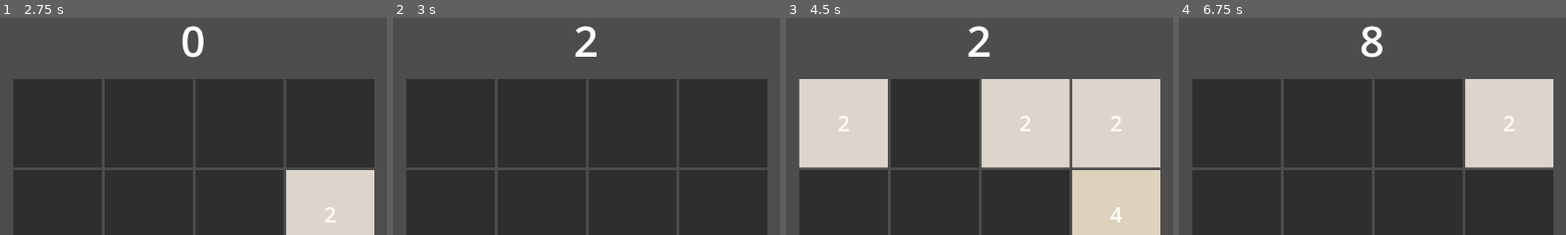
Above: before the commit, frames 1-4 (left to right).
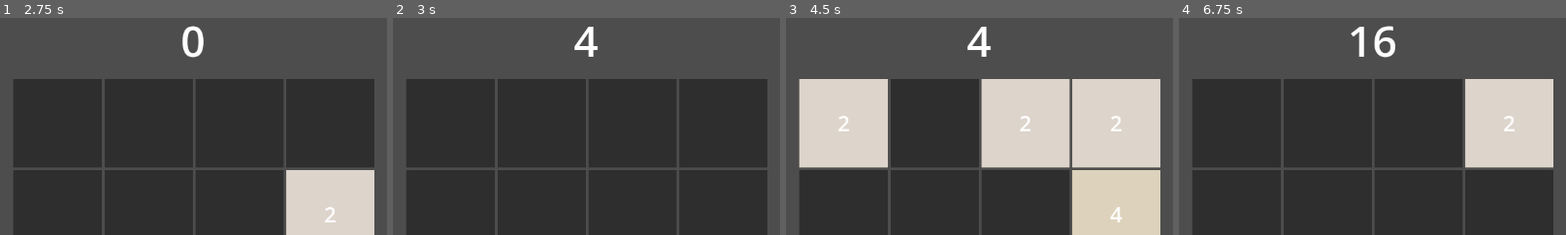
Above: after the commit, the same moments.

Repository: WSQS/godot-little-games
Game: Godot game, scene res://scene/main.tscn
Two runs of this game, one before a commit and one after it. Both use one fixed random seed, a clock stepped at 60 frames per second and the inputs below.
Inputs (mouse positions are % of the whole screen's width and height, from its top left):
- Up to frame 1 (2.75 s): click "Games" at 0.5 s; click "2048" at 1.25 s; tap Enter at 2 s; move the mouse to (72, 45) at 2.02 s; hold Right from 2.03 s (still down); click (72, 45) at 2.17 s
- Up to frame 2 (3 s): tap Space at 2.75 s; move the mouse to (30, 55) at 2.77 s; release Right at 2.78 s; hold Down from 2.78 s (still down)
- Up to frame 3 (4.5 s): tap Enter at 3.5 s; move the mouse to (60, 28) at 3.52 s; release Down at 3.53 s; hold Right 3.53-4.28 s; tap Space at 4.25 s; move the mouse to (45, 70) at 4.27 s; hold Up from 4.28 s (still down); click (45, 70) at 4.42 s
- Up to frame 4 (6.75 s): tap Enter at 5 s; move the mouse to (80, 65) at 5.02 s; release Up at 5.03 s; hold Left 5.03-6.53 s; tap Space at 5.75 s; move the mouse to (20, 35) at 5.77 s; move the mouse to (55, 50) at 6.52 s; hold Down from 6.53 s (still down); click (55, 50) at 6.67 s
The pictures show only the part of the screen within x 25-75%, y 3-53%; the shares and areas given below are measured in that part.

Frame 1 is identical in both runs. In frame 2, 0.5% of the frame differs, in the area x 46-53%, y 3-18%; in frame 3, 0.5%; in frame 4, 0.9%, in the area x 44-56%, y 3-19%.

Commit message:
fix: change the score logic

Diff:
--- a/games/2048/script/board.gd
+++ b/games/2048/script/board.gd
@@ -106,7 +106,7 @@
 
 	while i < len(de_empty):
 		if de_empty[i-1] == de_empty[i]:
-			score += de_empty[i]
+			score += de_empty[i] * 2
 			on_score.emit(score)
 			de_empty[i-1] *= 2
 			de_empty.remove_at(i)
